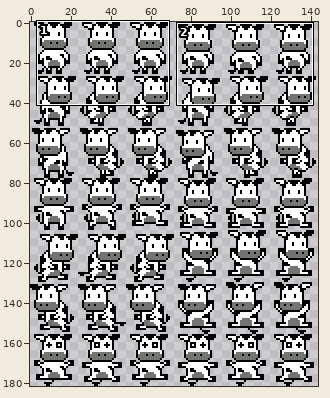
One commit to this sprite sheet: gamepeach/debug/images/ufo_cow_w_1.png. The picture above shows the old version from afar; the outline marks the close-up.
Close-up. Before the commit:
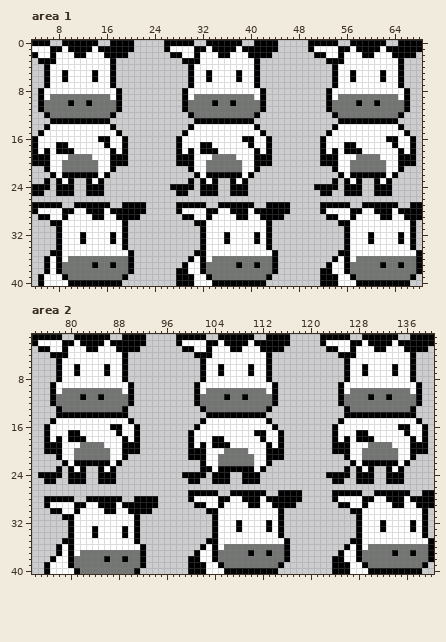
The file is 144x182 pixels. Shown: area 1: x 4..68, y 0..40; area 2: x 74..140, y 1..40. The commit also changed other parts of the picture, which this record leaves out.
After the commit:
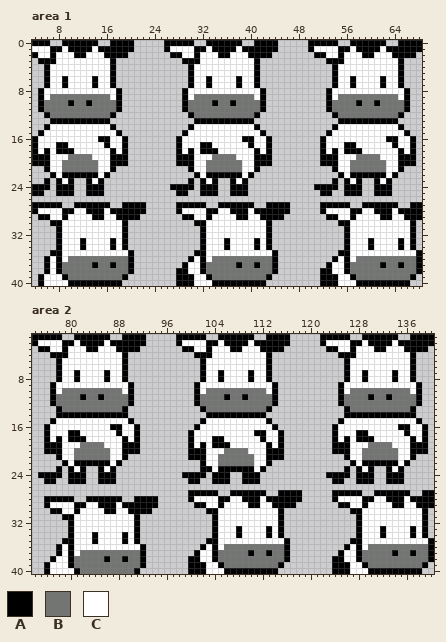
Palette (. is transparent): A #000000  B #737573  C #ffffff
Difference:
{"where": "area 1"}
{"y":5,"x":9,"old":"A","new":"C"}
{"y":5,"x":14,"old":"A","new":"C"}
{"y":5,"x":33,"old":"A","new":"C"}
{"y":5,"x":38,"old":"A","new":"C"}
{"y":5,"x":57,"old":"A","new":"C"}
{"y":5,"x":62,"old":"A","new":"C"}
{"y":7,"x":9,"old":"C","new":"A"}
{"y":7,"x":14,"old":"C","new":"A"}
{"y":7,"x":33,"old":"C","new":"A"}
{"y":7,"x":38,"old":"C","new":"A"}
{"y":7,"x":57,"old":"C","new":"A"}
{"y":7,"x":62,"old":"C","new":"A"}
{"y":32,"x":12,"old":"A","new":"C"}
{"y":32,"x":17,"old":"A","new":"C"}
{"y":32,"x":36,"old":"A","new":"C"}
{"y":32,"x":41,"old":"A","new":"C"}
{"y":32,"x":60,"old":"A","new":"C"}
{"y":32,"x":65,"old":"A","new":"C"}
{"y":34,"x":12,"old":"C","new":"A"}
{"y":34,"x":17,"old":"C","new":"A"}
{"y":34,"x":36,"old":"C","new":"A"}
{"y":34,"x":41,"old":"C","new":"A"}
{"y":34,"x":60,"old":"C","new":"A"}
{"y":34,"x":65,"old":"C","new":"A"}
{"where": "area 2"}
{"y":6,"x":81,"old":"A","new":"C"}
{"y":6,"x":86,"old":"A","new":"C"}
{"y":6,"x":105,"old":"A","new":"C"}
{"y":6,"x":110,"old":"A","new":"C"}
{"y":6,"x":129,"old":"A","new":"C"}
{"y":6,"x":134,"old":"A","new":"C"}
{"y":8,"x":81,"old":"C","new":"A"}
{"y":8,"x":86,"old":"C","new":"A"}
{"y":8,"x":105,"old":"C","new":"A"}
{"y":8,"x":110,"old":"C","new":"A"}
{"y":8,"x":129,"old":"C","new":"A"}
{"y":8,"x":134,"old":"C","new":"A"}
{"y":32,"x":108,"old":"A","new":"C"}
{"y":32,"x":113,"old":"A","new":"C"}
{"y":32,"x":132,"old":"A","new":"C"}
{"y":32,"x":137,"old":"A","new":"C"}
{"y":33,"x":84,"old":"A","new":"C"}
{"y":33,"x":89,"old":"A","new":"C"}
{"y":34,"x":108,"old":"C","new":"A"}
{"y":34,"x":113,"old":"C","new":"A"}
{"y":34,"x":132,"old":"C","new":"A"}
{"y":34,"x":137,"old":"C","new":"A"}
{"y":35,"x":84,"old":"C","new":"A"}
{"y":35,"x":89,"old":"C","new":"A"}
